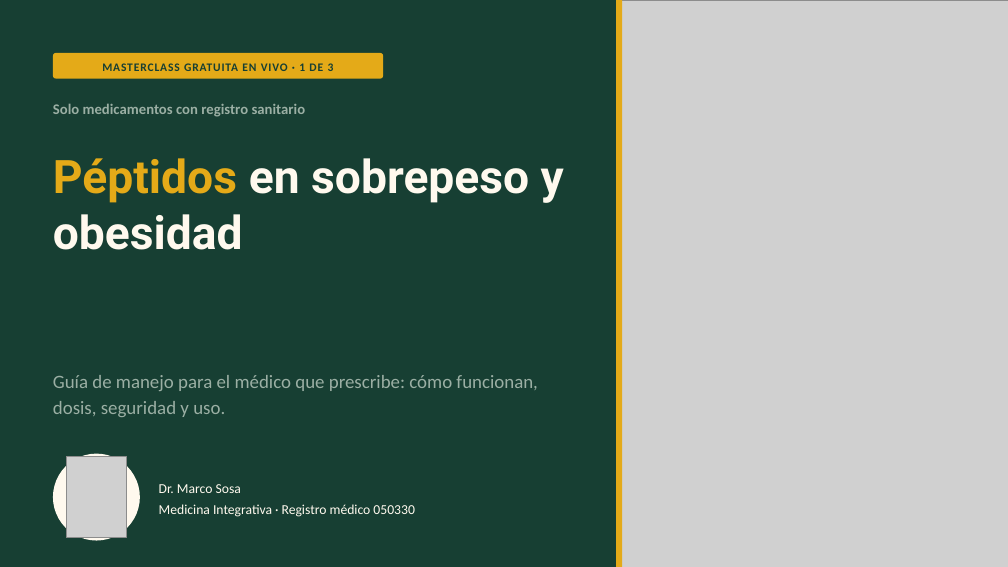
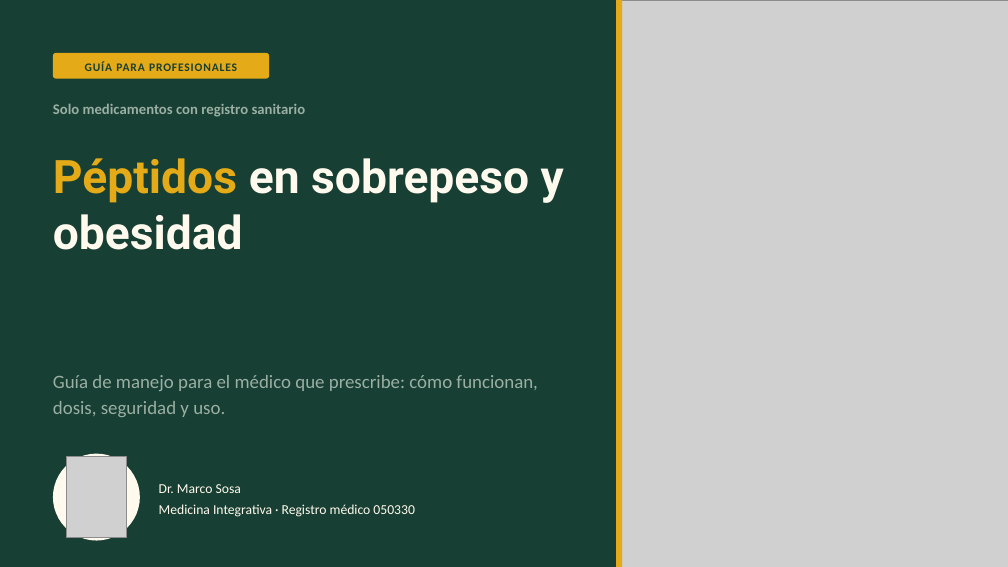
Before and after one commit to dariocsosa/drmarcososa-mockup, a slide deck: slide 1 of assets/guia-peptidos-obesidad-presentacion.pptx. Drawn at 1008x567 pixels with LibreOffice and Linux fonts; fonts in the diff are those of the drawing; grey boxes stand for pictures. Boxes give left, top, right and bottom in pixels: in the first picture for what was removed or moved away, otherwise in the second. Text is boxed around its words. In the diff, an @@ line names an element or a change of style, - is before the commit and + after.

```diff
--- a/assets/guia-peptidos-obesidad-presentacion.pptx
+++ b/assets/guia-peptidos-obesidad-presentacion.pptx
@@ rounded rectangle: place and size @@
-rounded rectangle at [53,53,383,79]
+rounded rectangle at [53,53,269,79]
@@ text at [85,61,237,71]: text changed @@
-MASTERCLASS GRATUITA EN VIVO · 1 DE 3
+GUÍA PARA PROFESIONALES
```
Also in this commit, not shown: 3 other files.
